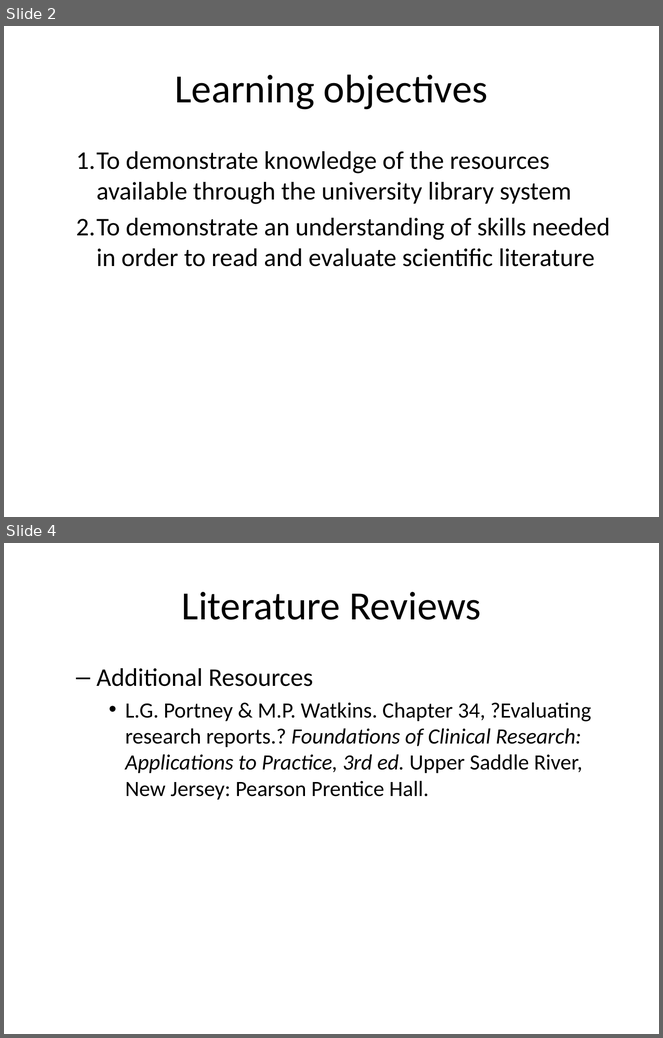
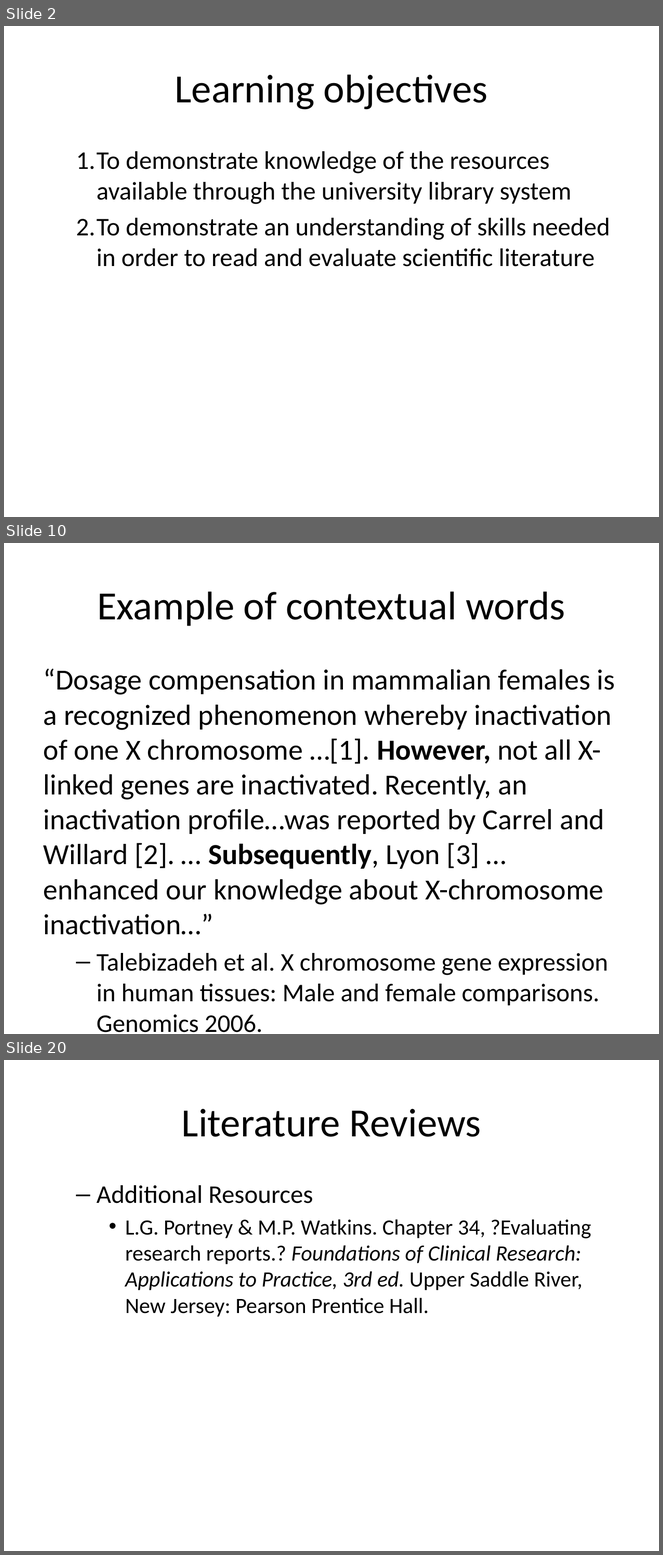
Before and after one commit to classes-medb/5510, a slide deck: doc/video-03-literature-review.pptx. Shown one above the other, each under a label of ours: slides 2 and 4 before the commit, slides 2, 10 and 20 after it; the slides between them are not shown. The pictures are 663x1038 and 663x1555 pixels, drawn with LibreOffice and Linux fonts; fonts in the diff are those of the drawing. Boxes give left, top, right and bottom in pixels: in the first picture for what was removed or moved away, otherwise in the second. Text is boxed around its words. In the diff, an @@ line names an element or a change of style, - is before the commit and + after.

Commit message:
Real-life examples on video3

```diff
--- a/doc/video-03-literature-review.pptx
+++ b/doc/video-03-literature-review.pptx
@@ slide 10 added at [4,543,659,1034], background #FFFFFF @@
@@ title added at [97,591,565,626], 44 pt, text #000000 @@
+Example of contextual words
@@ text added at [44,668,616,1033], 32 pt, text #000000 @@
+“Dosage compensation in mammalian females is a recognized phenomenon whereby inactivation of one X chromosome …[1]. However, not all X-linked genes are inactivated. Recently, an inactivation profile…was reported by Carrel and Willard [2]. … Subsequently, Lyon [3] … enhanced our knowledge about X-chromosome inactivation…”
+  – Talebizadeh et al. X chromosome gene expression in human tissues: Male and female comparisons. Genomics 2006.
@@ what was slide 4 is now slide 20 @@
```
Also in this commit, not shown: 2 slides changed, 16 other slides added, 2 slides removed, 1 other file.
